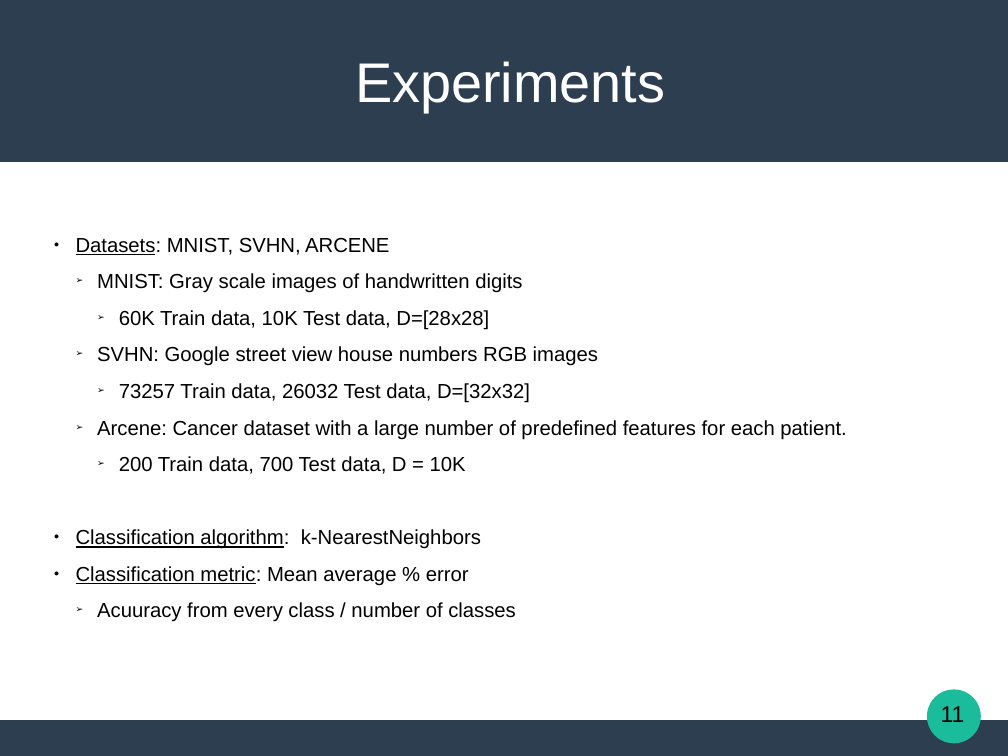
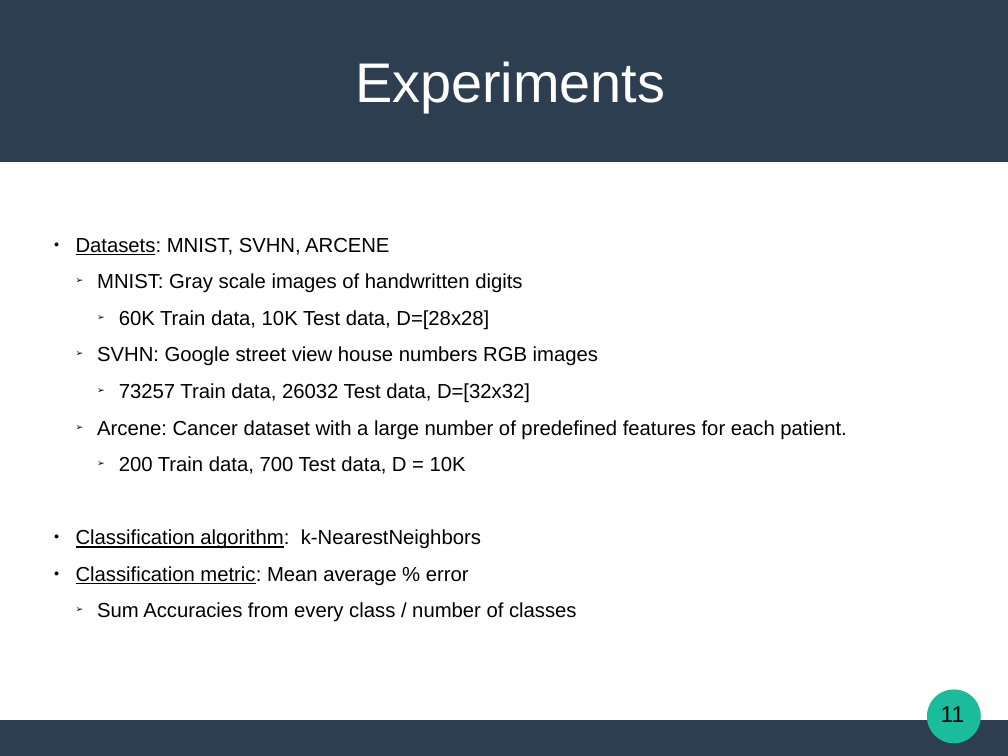
Before and after one commit to Katsileros/Dimensionality_Reduction, a slide deck: slide 11 of Diploma-Thesis-LaTeX/presentation/Locally_Linear_Embeddings_in_Pattern_Recognition.odp. Drawn at 1008x756 pixels with LibreOffice and Linux fonts; fonts in the diff are those of the drawing. Boxes give left, top, right and bottom in pixels: in the first picture for what was removed or moved away, otherwise in the second. Text is boxed around its words. In the diff, an @@ line names an element or a change of style, - is before the commit and + after.

```diff
--- a/Diploma-Thesis-LaTeX/presentation/Locally_Linear_Embeddings_in_Pattern_Recognition.odp
+++ b/Diploma-Thesis-LaTeX/presentation/Locally_Linear_Embeddings_in_Pattern_Recognition.odp
@@ subtitle at (97, 602, 577, 622): text changed @@
-  ➢ Acuuracy from every class / number of classes
+  ➢ Sum Accuracies from every class / number of classes
```
Also in this commit, not shown: 2 other slides changed, 2 other files.
